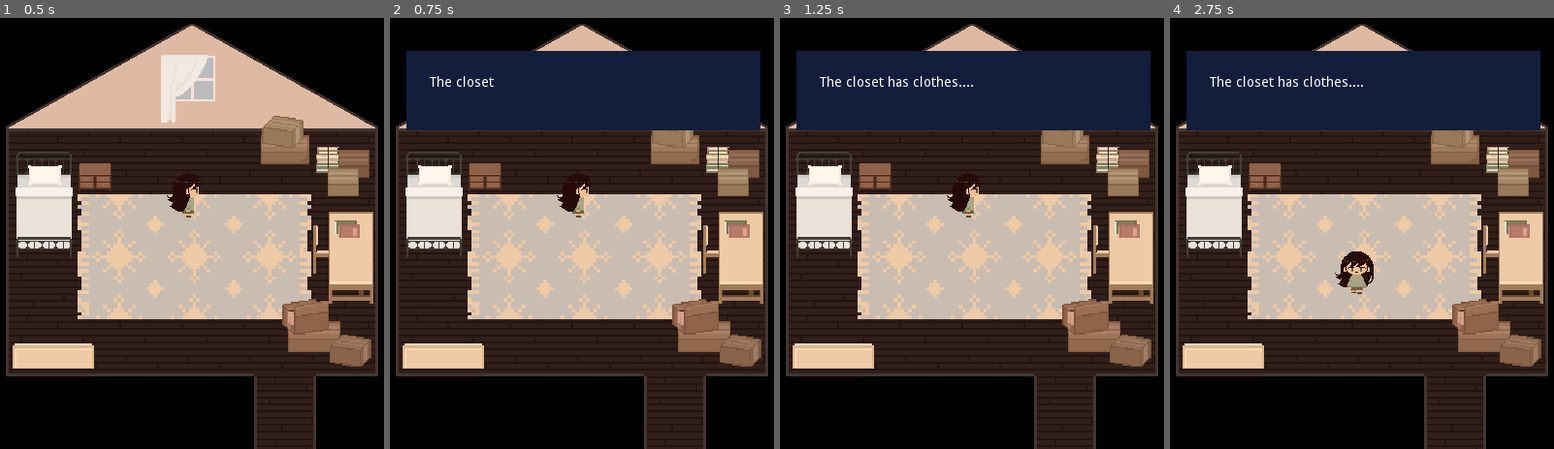
Above: before the commit, frames 1-4 (left to right).
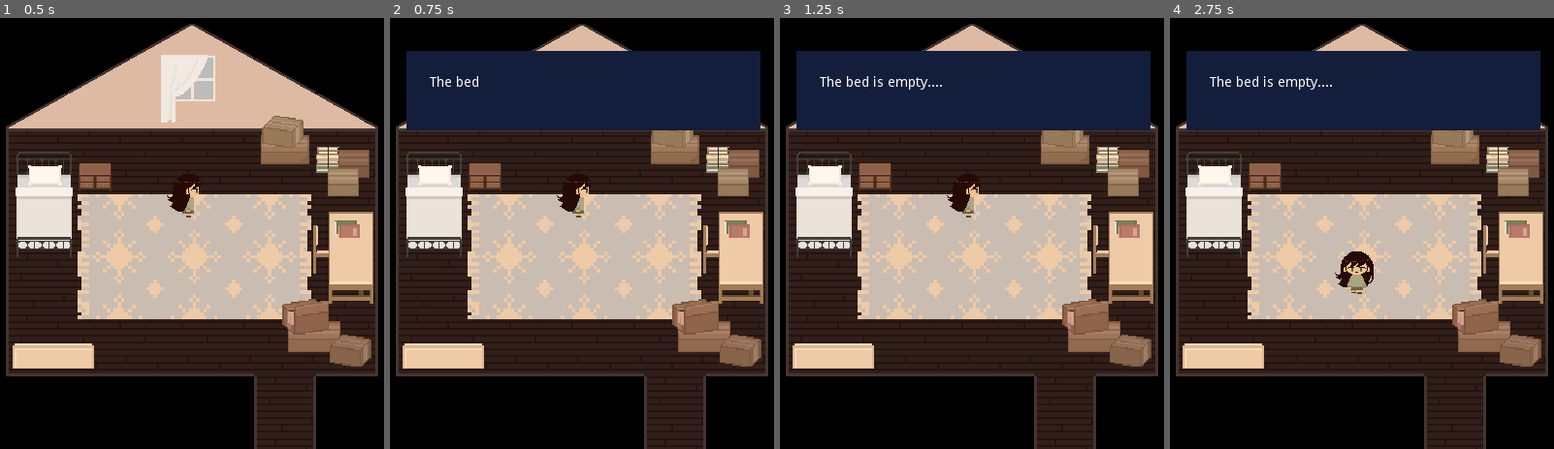
Above: after the commit, the same moments.

Repository: yashdhanore/Project_Attic_1.0
Game: Godot game, scene res://Stage1.tscn
The game is run twice, just before and just after one commit, with the same random seed, the same clock (stepped at 60 frames per second) and the same inputs.
Inputs:
- Up to frame 1 (0.5 s): no input
- Up to frame 2 (0.75 s): tap Enter at 0.5 s; hold Right (ui_right) from 0.53 s (still down); hold E (action) from 0.53 s (still down)
- Up to frame 3 (1.25 s): keep holding Right (ui_right); keep holding E (action)
- Up to frame 4 (2.75 s): release Right (ui_right) at 1.28 s; release E (action) at 1.28 s; hold Down (ui_down) 1.28-2.03 s; tap E (action) at 1.35 s; hold Right (ui_right) from 2.03 s (still down); hold E (action) from 2.03 s (still down)

Frame 1 is identical in both runs. In frame 2, 0.1% of the frame differs, in the area x 17-28%, y 13-16%; in frame 3, 0.4%, in the area x 17-51%, y 13-17%; in frame 4, 0.4%.

Commit message:
Removed conflicting action keys - action and game usage

Diff:
--- a/Dialogue Player.gd
+++ b/Dialogue Player.gd
@@ -24,7 +24,7 @@
 	if not is_dialogue_active:
 		return
 
-	if event.is_action_pressed("game_usage"):
+	if event.is_action_pressed("action"):
 		next_line()
 
 func next_line():
--- a/bed.gd
+++ b/bed.gd
@@ -4,7 +4,7 @@
 	$Label.show()
 
 func _input(event):
-	if event.is_action_pressed("game_usage"):
+	if event.is_action_pressed("action"):
 		find_and_use_dialogue()
 
 func find_and_use_dialogue():
--- a/project.godot
+++ b/project.godot
@@ -96,11 +96,6 @@
 "events": [ Object(InputEventKey,"resource_local_to_scene":false,"resource_name":"","device":0,"alt":false,"shift":false,"control":false,"meta":false,"command":false,"pressed":false,"scancode":69,"unicode":0,"echo":false,"script":null)
  ]
 }
-game_usage={
-"deadzone": 0.5,
-"events": [ Object(InputEventKey,"resource_local_to_scene":false,"resource_name":"","device":0,"alt":false,"shift":false,"control":false,"meta":false,"command":false,"pressed":false,"scancode":69,"unicode":0,"echo":false,"script":null)
- ]
-}
 
 [layer_names]
 
